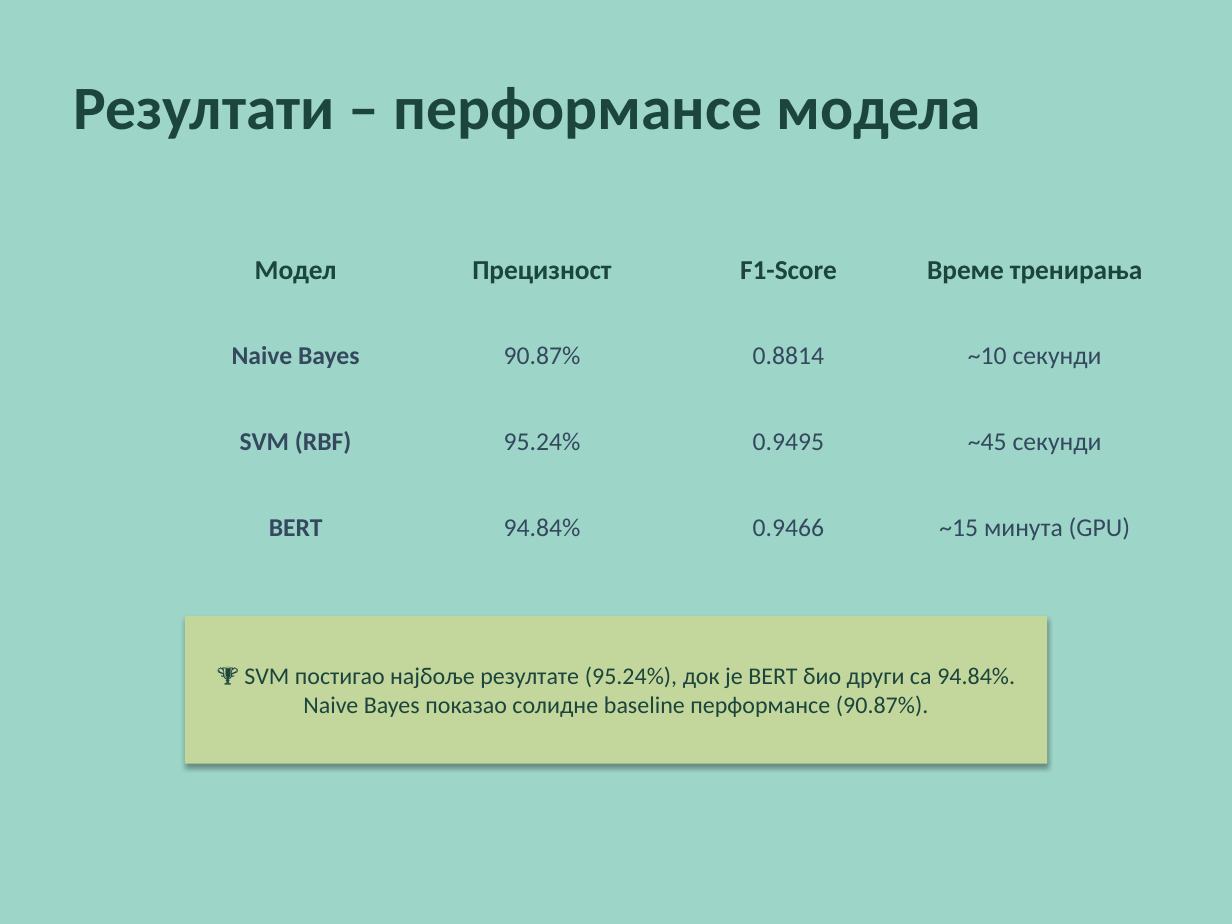
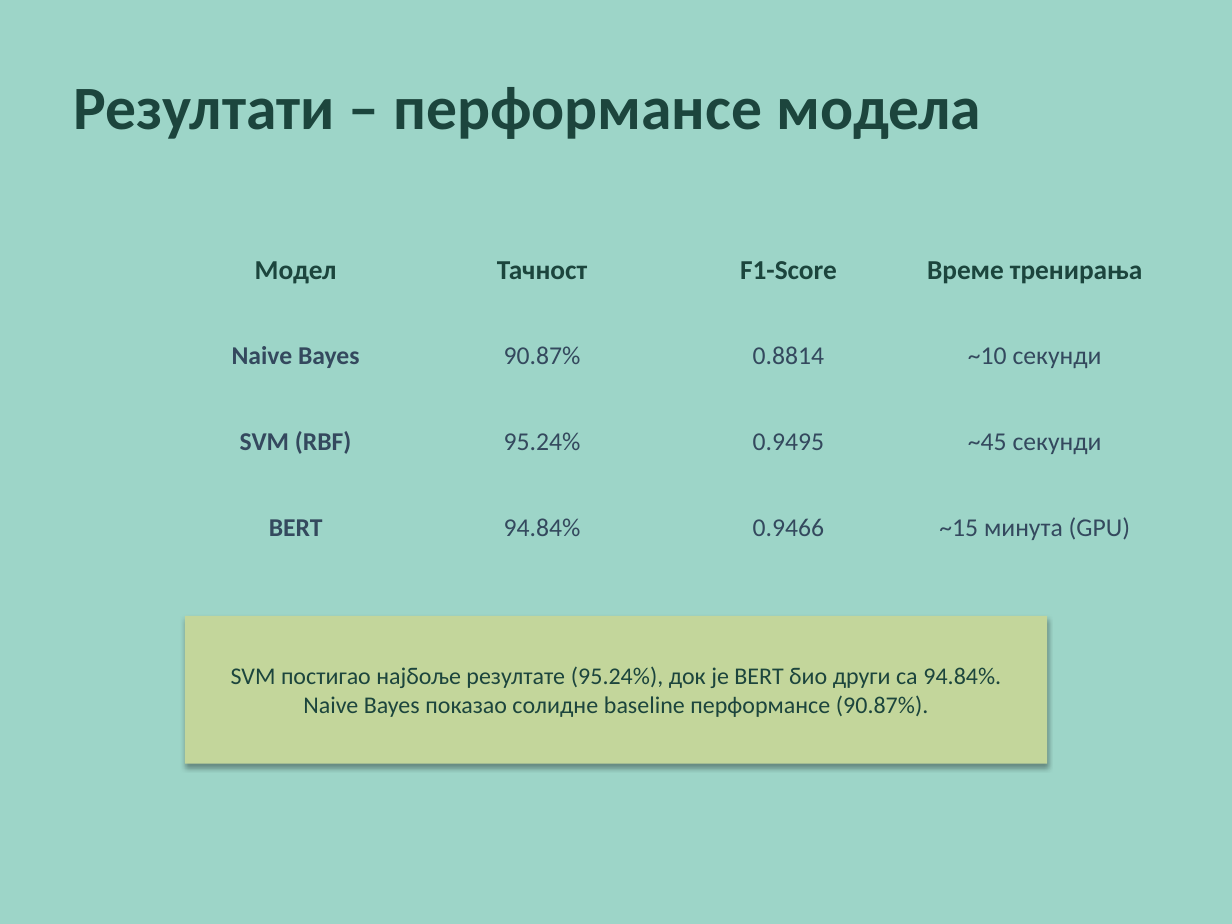
Before and after one commit to borisletic/diplomski, a slide deck: slide 10 of Prezentacija_Diplomski_Boris_Letic_RA_207_2021.pptx. Drawn at 1232x924 pixels with LibreOffice and Linux fonts; fonts in the diff are those of the drawing. Boxes give left, top, right and bottom in pixels: in the first picture for what was removed or moved away, otherwise in the second. Text is boxed around its words. In the diff, an @@ line names an element or a change of style, - is before the commit and + after.

```diff
--- a/Prezentacija_Diplomski_Boris_Letic_RA_207_2021.pptx
+++ b/Prezentacija_Diplomski_Boris_Letic_RA_207_2021.pptx
@@ text at box(497, 261, 587, 279): text changed @@
-Прецизност
+Тачност
@@ text at box(231, 666, 1001, 717): text changed @@
-🏆 SVM постигао најбоље резултате (95.24%), док је BERT био други са 94.84%.
-Naive Bayes показао солидне baseline перформансе (90.87%).
+SVM постигао најбоље резултате (95.24%), док је BERT био други са 94.84%.
+Naive Bayes показао солидне baseline перформансе (90.87%).
```
Also in this commit, not shown: 3 other slides changed.
